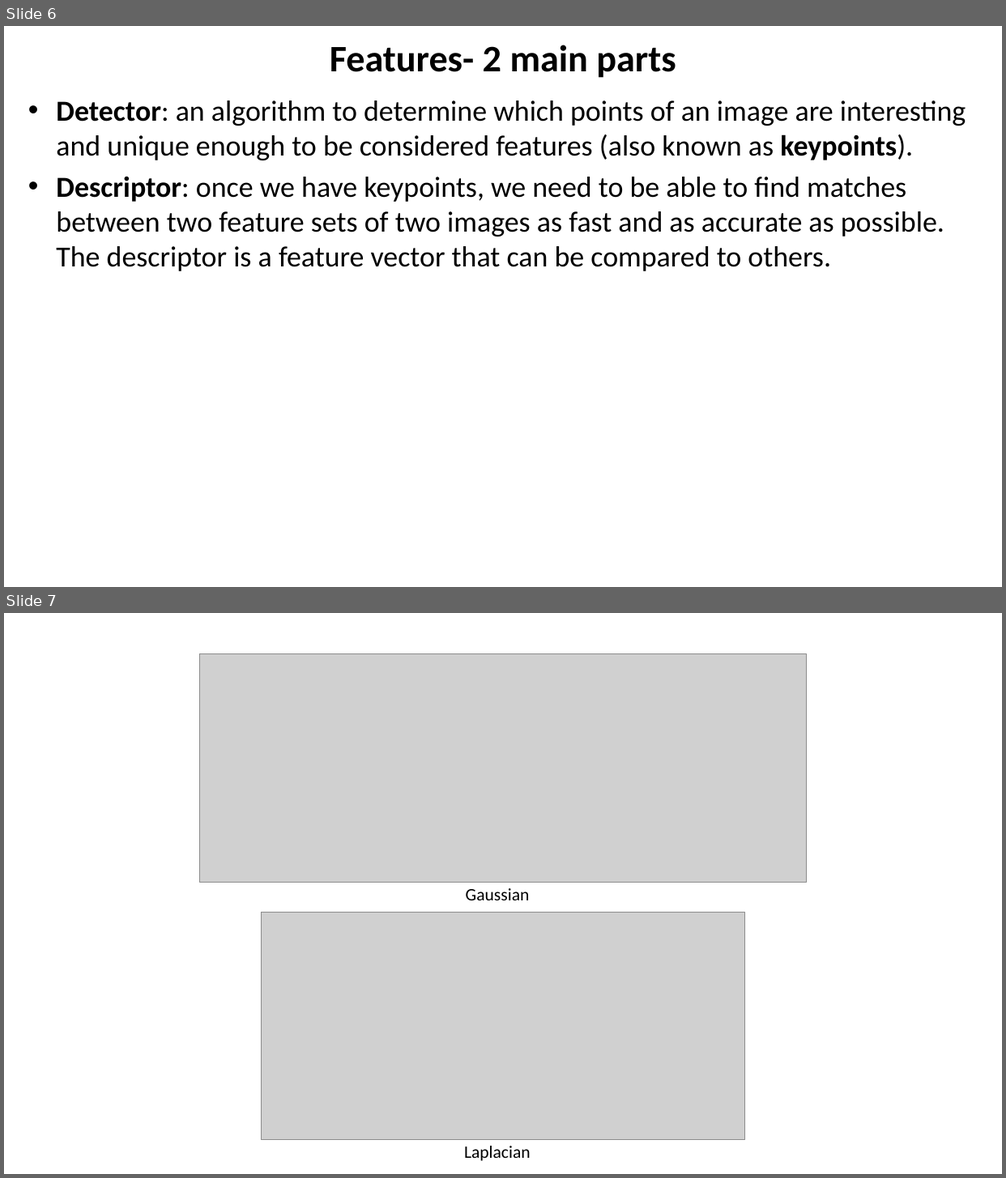
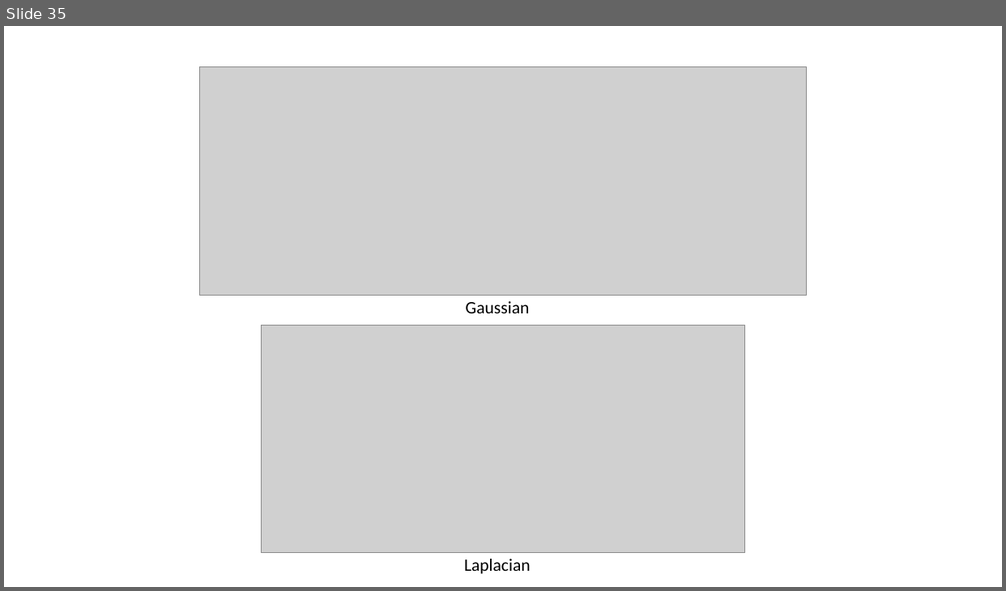
Before and after one commit to YoniChechik/AI_is_Math, a slide deck: c_08_features/features.pptx. Shown one above the other, each under a label of ours: slides 6 and 7 before the commit, slide 35 after it. The pictures are 1006x1178 and 1006x591 pixels, drawn with LibreOffice and Linux fonts; fonts in the diff are those of the drawing; grey boxes stand for pictures. Boxes give left, top, right and bottom in pixels: in the first picture for what was removed or moved away, otherwise in the second. Text is boxed around its words. In the diff, an @@ line names an element or a change of style, - is before the commit and + after.

```diff
--- a/c_08_features/features.pptx
+++ b/c_08_features/features.pptx
@@ slide 6 removed at box(4, 26, 1002, 587), background #FFFFFF @@
@@ title removed at box(330, 45, 675, 78) @@
-Features- 2 main parts
@@ text removed at box(56, 101, 966, 271) @@
-• Detector: an algorithm to determine which points of an image are interesting and unique enough to be considered features (also known as keypoints).
-• Descriptor: once we have keypoints, we need to be able to find matches between two feature sets of two images as fast and as accurate as possible. The descriptor is a feature vector that can be compared to others.
@@ what was slide 7 is now slide 35 @@
```
Also in this commit, not shown: 33 slides added.
